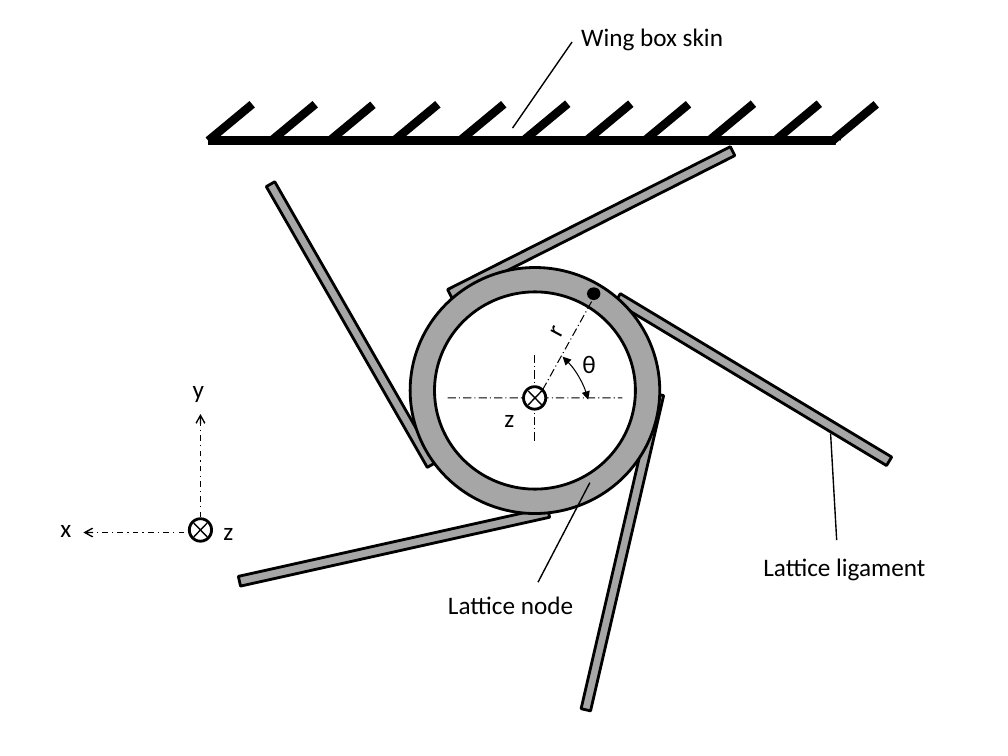
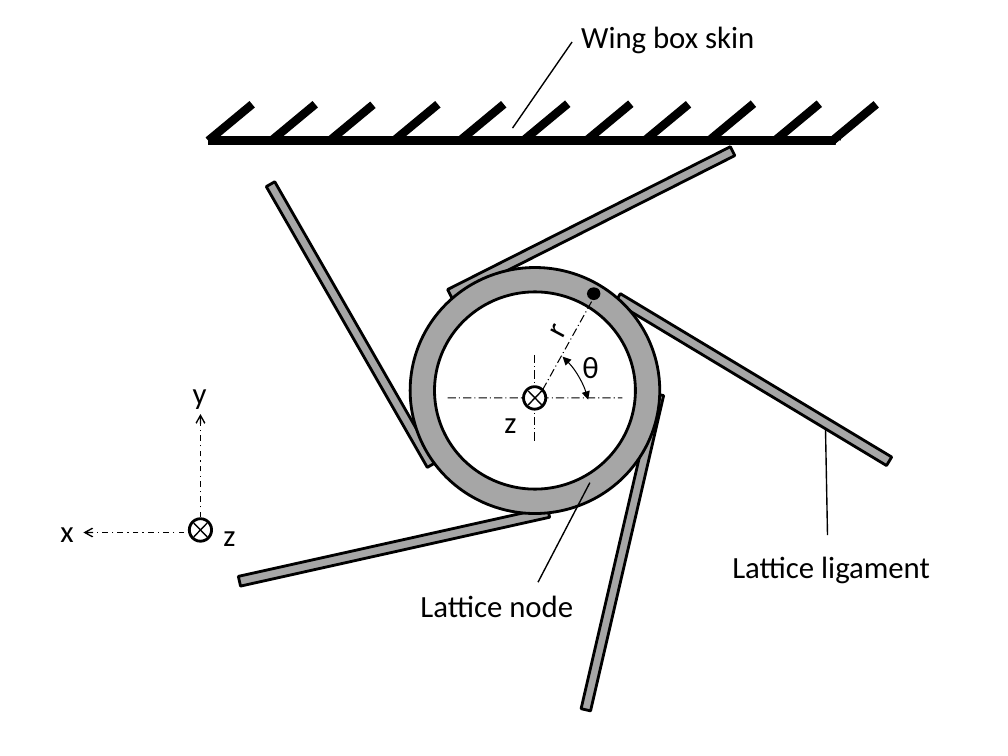
Before and after one commit to AlejandroValverde/latex, a slide deck: slide 17 of figures/figures.pptx. Drawn at 1008x756 pixels with LibreOffice and Linux fonts; fonts in the diff are those of the drawing. Boxes give left, top, right and bottom in pixels: in the first picture for what was removed or moved away, otherwise in the second. Text is boxed around its words. In the diff, an @@ line names an element or a change of style, - is before the commit and + after.

```diff
--- a/figures/figures.pptx
+++ b/figures/figures.pptx
@@ size 18 to 22 pt in 8 elements at (572,0,776,73), (379,569,584,641), (533,331,571,340), (193,389,207,409), (60,527,73,542), (223,531,235,546), (504,418,516,433), (582,357,598,387) @@
@@ callout "Lattice ligament": place and size @@
-callout "Lattice ligament" at (753,530,958,603)
+callout "Lattice ligament" at (723,530,958,603)
@@ callout "Lattice ligament" at (723,530,958,603): size 18 to 22 pt; proportions changed @@
```
Also in this commit, not shown: 7 other slides changed, 7 slides added, 7 slides removed, 19 other files.
